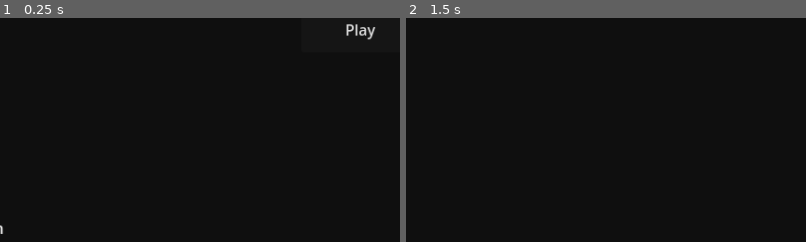
Above: before the commit, frames 1-2 (left to right).
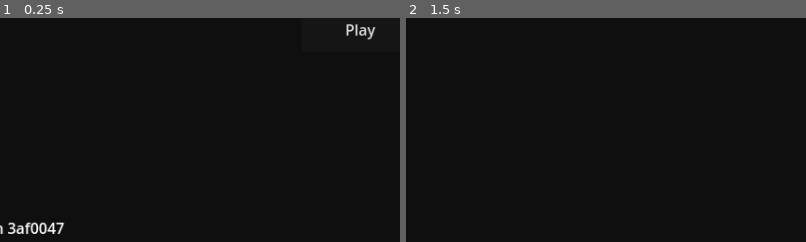
Above: after the commit, the same moments.

Repository: BlakeAvery/fg-asteroids
Game: Godot game, scene res://scenes/game.tscn
The game is run twice, just before and just after one commit, with the same random seed, the same clock (stepped at 60 frames per second) and the same inputs.
Inputs:
- Up to frame 1 (0.25 s): no input
- Up to frame 2 (1.5 s): click "Play" at 0.5 s; tap Enter at 1.25 s; hold D (right) from 1.28 s (still down); hold Space (shoot) from 1.28 s (still down)
The pictures show only the part of the screen within x 6-56%, y 49-99%; the shares and areas given below are measured in that part.

The runs differ from the first frame. In frame 1, 0.5% of the frame differs, in the area x 2-16%, y 91-97%; in frame 2, nothing differs.

Commit message:
Minor bug fix - add invulnerable period after respawn

Diff:
--- a/scenes/bullet.tscn
+++ b/scenes/bullet.tscn
@@ -4,7 +4,7 @@
 [ext_resource type="Texture2D" uid="uid://cg4rtldng18f2" path="res://img/bullet.png" id="1_mj8t6"]
 
 [sub_resource type="RectangleShape2D" id="RectangleShape2D_ehfsn"]
-size = Vector2(7.05, 8)
+size = Vector2(7.05, 33.105)
 
 [node name="Bullet" type="Area2D"]
 script = ExtResource("1_6h2wx")
@@ -14,7 +14,7 @@
 texture = ExtResource("1_mj8t6")
 
 [node name="CollisionShape2D" type="CollisionShape2D" parent="."]
-position = Vector2(-0.435, 2.895)
+position = Vector2(-0.435, 15.4475)
 shape = SubResource("RectangleShape2D_ehfsn")
 
 [node name="FizzleTimer" type="Timer" parent="."]
--- a/scenes/ship.tscn
+++ b/scenes/ship.tscn
@@ -19,10 +19,15 @@
 wait_time = 5.09
 
 [node name="CollisionPolygon2D" type="CollisionPolygon2D" parent="."]
-polygon = PackedVector2Array(24, 16, 24, 16, 16, 8, 0, -16, -16, 8, -24, 16)
+polygon = PackedVector2Array(24, 17, 24, 16, 14, 11, 0, -20, -14, 11, -24, 17)
 
 [node name="AIShootTimer" type="Timer" parent="."]
 wait_time = 1.59
 
+[node name="InvincibleTimer" type="Timer" parent="."]
+wait_time = 3.0
+one_shot = true
+
 [connection signal="timeout" from="AIAliveTimer" to="." method="die"]
 [connection signal="timeout" from="AIShootTimer" to="." method="_on_ai_shoot_timer_timeout"]
+[connection signal="timeout" from="InvincibleTimer" to="." method="_on_invincible_timer_timeout"]
--- a/scripts/asteroid.gd
+++ b/scripts/asteroid.gd
@@ -27,7 +27,7 @@
 			$Sprite2D.texture = preload("res://img/asteroid_small.png")
 			var polygon = lil.instantiate()
 			call_deferred("add_child", polygon)
-			speed = 300.0
+			speed = 350.0
 		sizes.MID:
 			$Sprite2D.texture = preload("res://img/asteroid_mid.png")
 			var polygon = mid.instantiate()
@@ -37,15 +37,10 @@
 			$Sprite2D.texture = preload("res://img/asteroid_big.png")
 			var polygon = big.instantiate()
 			call_deferred("add_child", polygon)
-			speed = 200.0
+			speed = 210.0
 		_:
 			assert(false)
 	rotation = deg_to_rad(randf_range(0.0, 360.0))
-
-
-# Called every frame. 'delta' is the elapsed time since the previous frame.
-func _process(delta):
-	pass
 
 func _physics_process(delta):
 	var collision = get_last_slide_collision()
--- a/scripts/bullet.gd
+++ b/scripts/bullet.gd
@@ -2,7 +2,6 @@
 class_name Bullet extends Area2D
 
 signal add_score(points: int)
-var color: Color
 var speed: float = 600.0
 var is_player: bool
 
@@ -36,6 +35,8 @@
 		object.damage()
 		queue_free()
 
+func set_color(color: Color):
+	$Sprite2D.set_deferred("modulate", color)
 
 # Called when the node enters the scene tree for the first time.
 func _ready():
--- a/scripts/game.gd
+++ b/scripts/game.gd
@@ -50,21 +50,12 @@
 func _ready():
 	pass
 
-
-# Called every frame. 'delta' is the elapsed time since the previous frame.
-func _process(delta):
-	pass
-
-func _physics_process(delta):
-	pass
-
-
 func _on_ship_shoot(laser):
 	laser.connect("add_score", update_score)
 	add_child(laser)
 
 
-func _on_player_death():
+func _on_player_death(): # Player respawn code is in here. Needs to be refactored to Ship object
 	game_active = false
 	lives -= 1
 	$UI.update_lives(lives)
@@ -73,8 +64,9 @@
 		$UI.change_state(ui_states.RESPAWNING)
 		await $RespawnTimer.timeout
 		$Player.alive = true
-		$Player/CollisionPolygon2D.disabled = false
 		$Player.show()
+		$Player/InvincibleTimer.start()
+		$Player/Sprite2D.modulate = Color($Player/Sprite2D.modulate, 0.5)
 		game_active = true
 	else:
 		game_over()
--- a/scripts/gameconstants.gd
+++ b/scripts/gameconstants.gd
@@ -1,4 +1,4 @@
 class_name GameConstants extends Node
 
 var title_name = ProjectSettings.get_setting("application/config/name")
-var title_version = ""
+var title_version = "3af0047"
--- a/scripts/ship.gd
+++ b/scripts/ship.gd
@@ -63,13 +63,8 @@
 		if what_did_we_hit is Ship:
 			what_did_we_hit.die()
 			die()
-		#if what_did_we_hit is Asteroid:
-		#	die()
-#		if what_did_we_hit is Bullet: # Is this code redundant? It totally was
-#			if !controllable:
-#				add_score.emit(100)
-#			die()
-#			what_did_we_hit.destroy()
+		if what_did_we_hit is Asteroid:
+			die()
 	# Collision block complete. This handles our movement input
 	if !controllable: # NPC condition
 		var attack_vector = Vector2(0.0, randf_range(-0.6, -1.0)) # This represents NPC moving
@@ -104,4 +99,10 @@
 	l.global_position = $GunPoint.global_position
 	l.rotation = rotation + randf_range(-1.0, 1.0)
 	l.is_player = false
+	l.set_color($Sprite2D.modulate)
 	shoot.emit(l)
+
+
+func _on_invincible_timer_timeout():
+	$Sprite2D.modulate = Color($Sprite2D.modulate, 1.0)
+	$CollisionPolygon2D.set_deferred("disabled", false)
